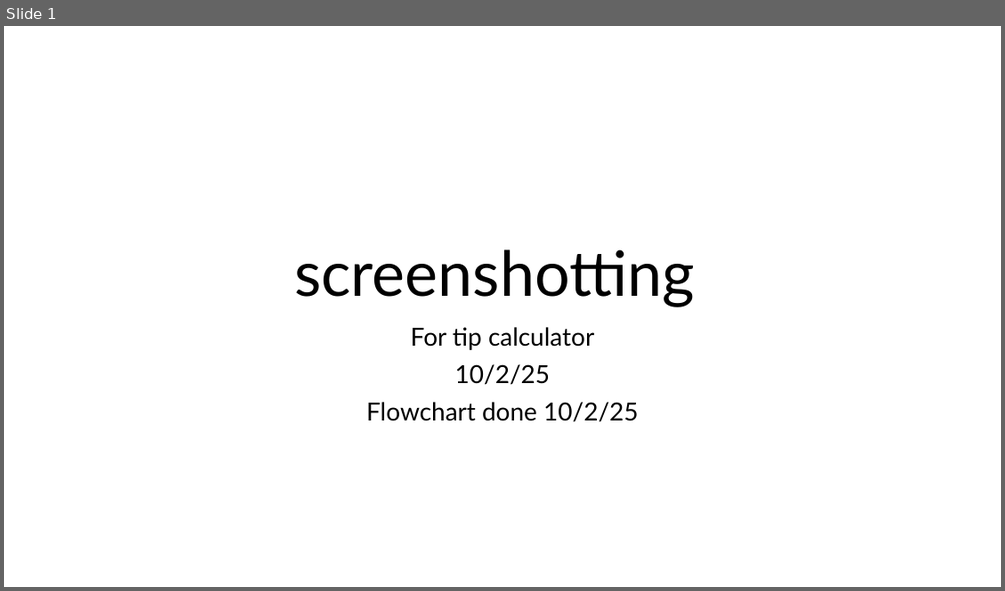
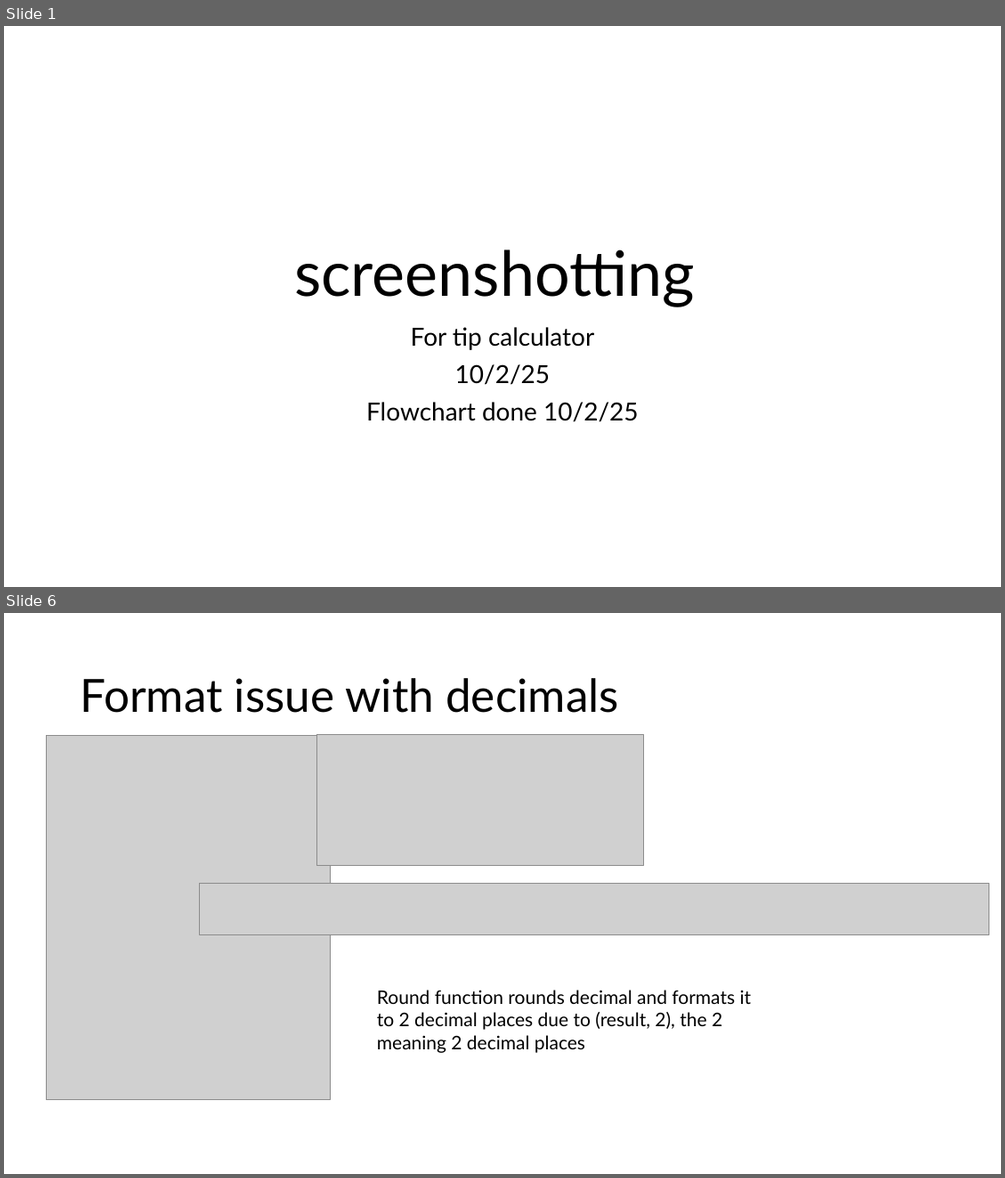
Before and after one commit to PengoPango/403IT_Programming_repos, a slide deck: 403_Programming/assignments/tipcalculatorprogress_screenshots.pptx. Shown one above the other, each under a label of ours: slide 1 before the commit, slides 1 and 6 after it; the slides between them are not shown. The pictures are 1005x591 and 1005x1178 pixels, drawn with LibreOffice and Linux fonts; fonts in the diff are those of the drawing; grey boxes stand for pictures. Boxes give left, top, right and bottom in pixels: in the first picture for what was removed or moved away, otherwise in the second. Text is boxed around its words. In the diff, an @@ line names an element or a change of style, - is before the commit and + after.

```diff
--- a/403_Programming/assignments/tipcalculatorprogress_screenshots.pptx
+++ b/403_Programming/assignments/tipcalculatorprogress_screenshots.pptx
@@ slide 6 added at box(4, 613, 1001, 1174), background #FFFFFF @@
@@ title added at box(80, 678, 619, 713), 44 pt, text #000000 @@
+Format issue with decimals
@@ picture added at box(47, 735, 331, 1099) @@
@@ picture added at box(316, 734, 643, 866) @@
@@ picture added at box(199, 884, 989, 934) @@
@@ text added at box(377, 989, 752, 1053), 18 pt, text #000000 @@
+Round function rounds decimal and formats it to 2 decimal places due to (result, 2), the 2 meaning 2 decimal places
```
Also in this commit, not shown: 16 other slides added, 1 slide removed, 2 other files.
